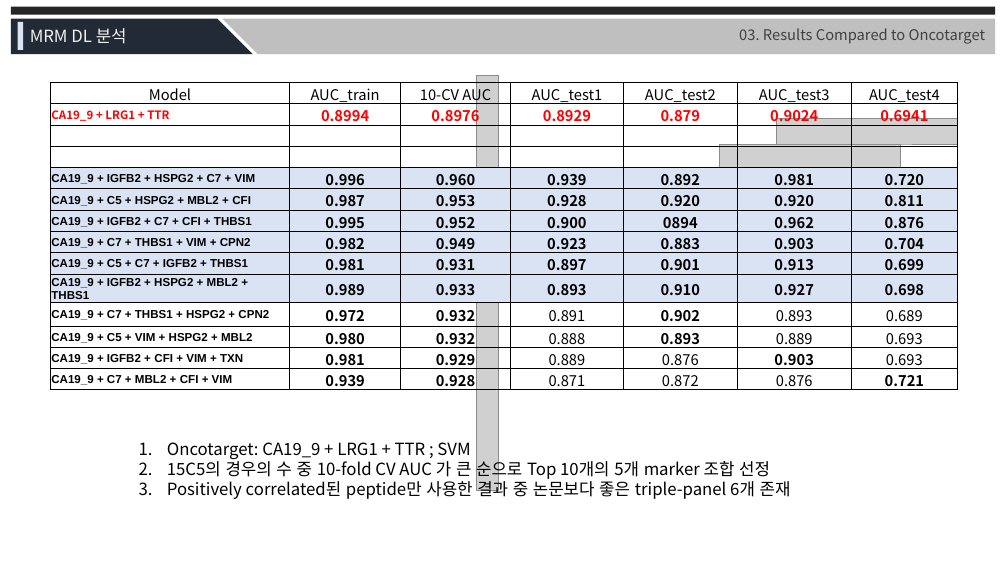
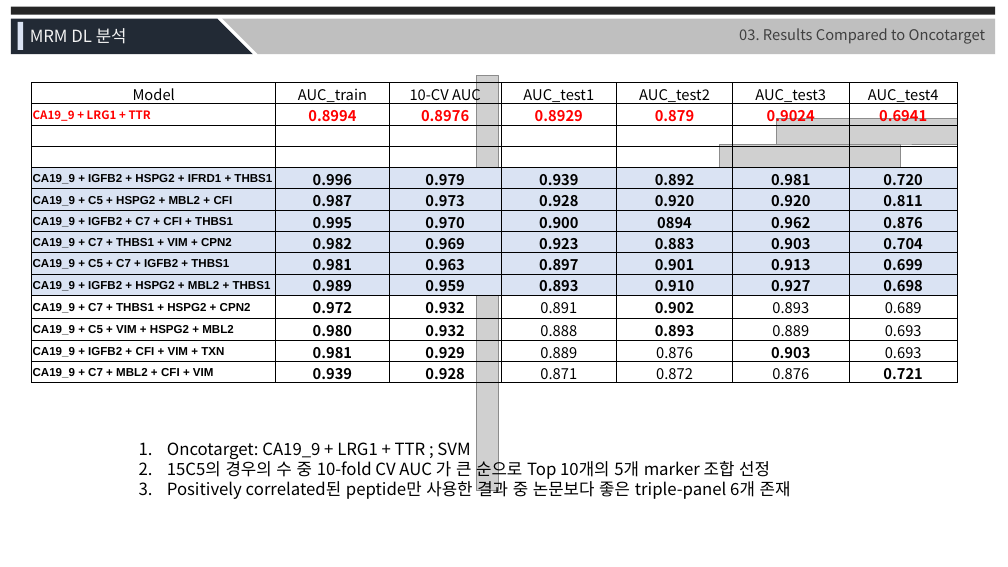
Before and after one commit to JaneeChoi/Biostatistics, a slide deck: slide 15 of MRM/Presentation Slides/MRM_DL_211004.pptx. Drawn at 1008x567 pixels with LibreOffice and Linux fonts; fonts in the diff are those of the drawing; grey boxes stand for pictures. Boxes give left, top, right and bottom in pixels: in the first picture for what was removed or moved away, otherwise in the second. Text is boxed around its words. In the diff, an @@ line names an element or a change of style, - is before the commit and + after.

```diff
--- a/MRM/Presentation Slides/MRM_DL_211004.pptx
+++ b/MRM/Presentation Slides/MRM_DL_211004.pptx
@@ table at bbox=[32, 82, 957, 387] @@
-row 5, column 1: CA19_9 + IGFB2 + HSPG2 + C7 + VIM
+row 5, column 1: CA19_9 + IGFB2 + HSPG2 + IFRD1 + THBS1
-row 5, column 3: 0.960
+row 5, column 3: 0.979
-row 6, column 3: 0.953
+row 6, column 3: 0.973
-row 7, column 3: 0.952
+row 7, column 3: 0.970
-row 8, column 3: 0.949
+row 8, column 3: 0.969
-row 9, column 3: 0.931
+row 9, column 3: 0.963
-row 10, column 3: 0.933
+row 10, column 3: 0.959
@@ table: place and size @@
-table at bbox=[51, 82, 957, 394]
+table at bbox=[32, 82, 957, 387]
```
Also in this commit, not shown: 3 other slides changed, 1 other file.
